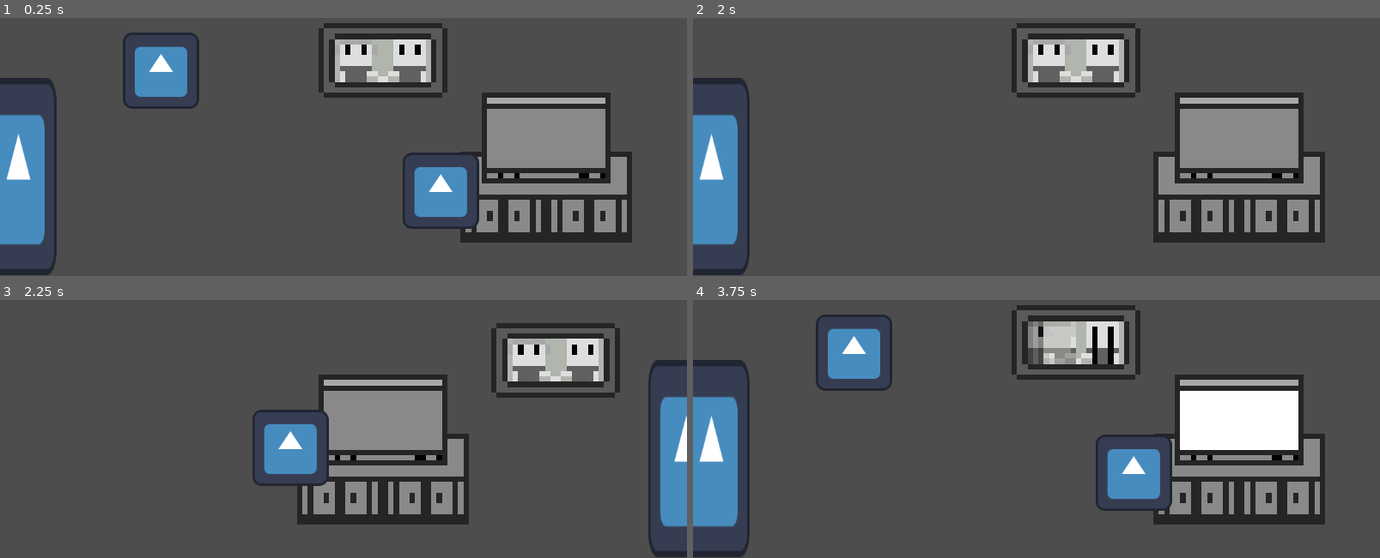
Above: before the commit, frames 1-4 (two rows, left to right).
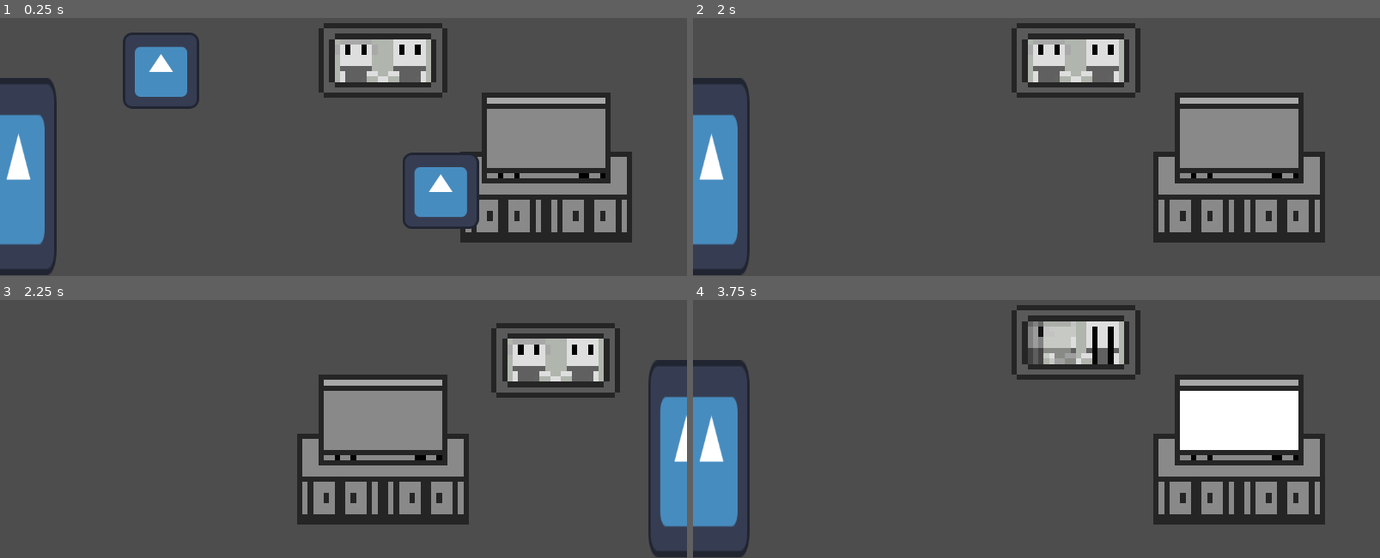
Above: after the commit, the same moments.

Repository: discordLC/Scream-Secret-Game-Jam
Game: Godot game, scene res://Scenes/World/Rooms/room_1.tscn
Two runs of this game, one before a commit and one after it. Both use one fixed random seed, a clock stepped at 60 frames per second and the inputs below. The project has no main scene, so this scene is started directly. The engine's default icon, where the game draws it, is replaced by a stand-in: a white triangle on a blue panel in a dark square.
Inputs (mouse positions are in pixels of both pictures, inside the frame that each line leads up to):
- Up to frame 1 (0.25 s): no input
- Up to frame 2 (2 s): tap Enter at 0.5 s; move the mouse to (1132, 190) at 0.52 s; click (1132, 190) at 0.67 s; tap Space at 1.25 s; move the mouse to (851, 69) at 1.27 s; click (851, 69) at 1.42 s
- Up to frame 3 (2.25 s): tap Enter at 2 s; move the mouse to (20, 457) at 2.02 s; click (20, 457) at 2.17 s
- Up to frame 4 (3.75 s): tap Space at 2.75 s; move the mouse to (981, 447) at 2.77 s; click (981, 447) at 2.92 s; tap Enter at 3.5 s; move the mouse to (1379, 457) at 3.52 s; click (1379, 457) at 3.67 s

Frames 1-2 are identical in both runs. In frame 3, 2.3% of the frame differs, in the area x 36-48%, y 42-73%; in frame 4, 4.2%, in the area x 17-70%, y 5-82%.

Commit message:
ITEMS DONT RELOAD
We now have a little system of being able to go through rooms, pick up items and those items not reloading with the rest of the scene. WOO

Diff:
--- a/Scripts/Items/clickable_item.gd
+++ b/Scripts/Items/clickable_item.gd
@@ -26,7 +26,12 @@
 	# Set the click message based on the item type
 	click_message = click_messages.get(item_type, "Unknown item")
 
+	# Check if this item has been collected before
+	if GlobalManager.collected_items.has(item_type):
+		queue_free()
+
 func _on_input_event(_viewport, event, _shape_idx):
 	if event is InputEventMouseButton and event.pressed:
 		print(click_message)
+		GlobalManager.collected_items[item_type] = true  # Mark this item as collected
 		queue_free()
--- a/Scripts/Managers/global_manager.gd
+++ b/Scripts/Managers/global_manager.gd
@@ -2,11 +2,12 @@
 
 # Stack to store previous scenes
 var scene_stack: Array = []
+# Dictionary to store collected items by their type
+var collected_items: Dictionary = {}
 
 # Called when the node enters the scene tree for the first time.
 func _ready():
-	pass # Replace with function body.
-
+	update_items_based_on_global_state()
 
 # Called every frame. 'delta' is the elapsed time since the previous frame.
 func _process(delta):
@@ -24,3 +25,8 @@
 		tree.current_scene = new_scene_instance  # Set the new scene as the current scene
 	else:
 		print("Scene not found: %s" % scene_path)
+
+func update_items_based_on_global_state():
+	for item in get_tree().get_nodes_in_group("items"):
+		if item is Area2D and GlobalManager.collected_items.has(item.item_type):
+			item.queue_free()
